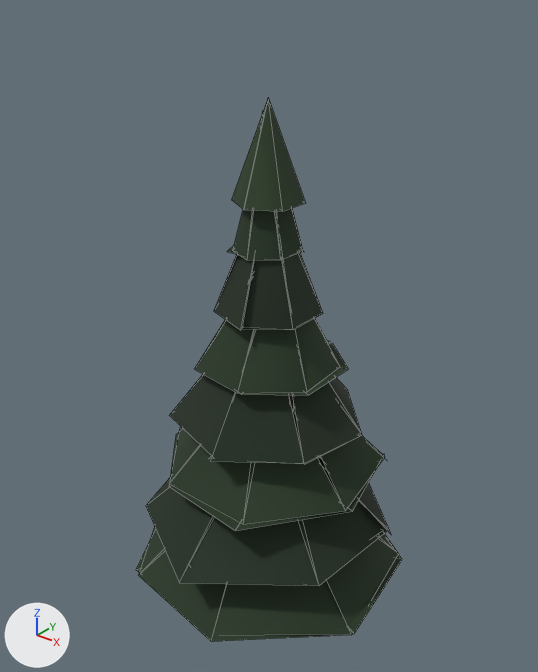
The glTF model client/public/models/generated/pine_b.glb, before and after one commit.
Before and after are seen from a 50 mm camera at (4.82, -6.02, 7.9) aimed at (-0.14, 0.18, 4.05). Lighting does not change. The marker at lower left points along +X, +Y and +Z. The first picture is the older version. Mesh edges are drawn as thin lines. Where no turn or scale is listed for an object, it has been applied to the vertices. Vertices at exactly the same position are counted once.

Objects in the first picture: 'pine_b_needle' and 1 more.
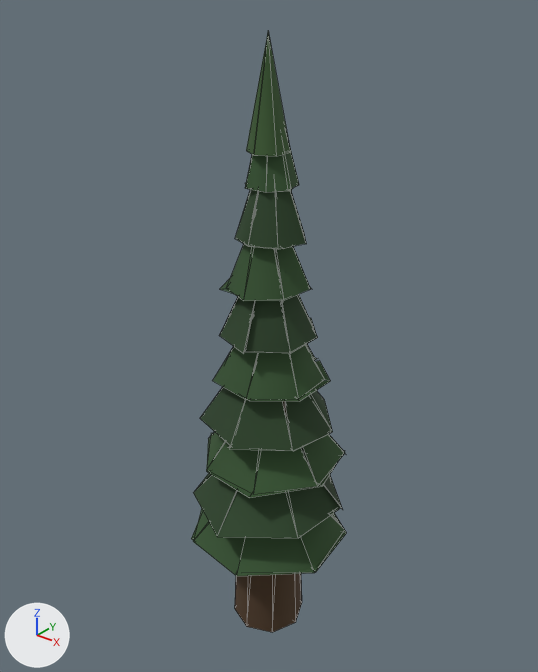
Where the change shows, as pixel boxes [x1, y1, x2, y2] in the pictures (538 x 672 px; the box of a moved part takes in the faces that stretch with it):
'pine_b_needle', reshaped (42% narrower)
    before: [136, 98, 402, 642]
    after: [191, 32, 346, 576]
part 1 of me_mesh_1, moved or reshaped
    before: [139, 516, 399, 642]
    after: [193, 491, 345, 576]
part 2 of me_mesh_1, moved or reshaped (mostly hidden)
    before: [136, 538, 402, 635]
    after: [191, 515, 346, 573]
part 3 of me_mesh_1, moved or reshaped
    before: [146, 457, 392, 586]
    after: [194, 447, 343, 538]
part 4 of me_mesh_1, moved or reshaped (mostly hidden)
    before: [189, 500, 364, 564]
    after: [222, 485, 330, 525]
part 5 of me_mesh_1, moved or reshaped
    before: [170, 409, 385, 523]
    after: [207, 414, 345, 493]
part 6 of me_mesh_1, moved or reshaped
    before: [169, 427, 384, 531]
    after: [206, 433, 345, 498]
part 7 of me_mesh_1, moved or reshaped
    before: [169, 329, 362, 463]
    after: [200, 371, 333, 451]
part 8 of me_mesh_1, moved or reshaped (mostly hidden)
    before: [209, 409, 356, 465]
    after: [228, 433, 330, 451]
part 9 of me_mesh_1, moved or reshaped
    before: [195, 259, 340, 393]
    after: [213, 300, 324, 400]
part 10 of me_mesh_1, moved or reshaped
    before: [240, 340, 348, 395]
    after: [249, 358, 331, 401]
part 11 of me_mesh_1, moved or reshaped
    before: [214, 211, 323, 330]
    after: [219, 249, 318, 354]
part 12 of me_mesh_1, moved or reshaped
    before: [241, 317, 291, 330]
    after: [244, 314, 316, 353]
part 13 of me_mesh_1, moved or reshaped
    before: [233, 111, 303, 260]
    after: [227, 213, 311, 301]
part 14 of me_mesh_1, moved or reshaped
    before: [227, 245, 304, 255]
    after: [220, 279, 311, 298]
part 15 of me_mesh_1, moved or reshaped
    before: [232, 98, 306, 211]
    after: [246, 32, 291, 156]
part 16 of me_mesh_1, added (green)
    after: [235, 189, 307, 249]
part 17 of me_mesh_1, added (green)
    after: [245, 145, 299, 192]
'pine_b_bark', unchanged, uncovered by the edit
    before: [289, 395, 295, 411]
    after: [235, 354, 302, 632]

Edits to the bpy script that builds the scene:
```text
Change me_mesh_1:
    used by ob_pine_b_needle; location = (0.0, 0.0, 0.0)
    remove me_mesh_1.from_pydata(...)  # 219 vertices, 110 faces; spans x -1.7..1.72, y -1.75..1.92, z 1.09..6.8
    add me_mesh_1.from_pydata(...)  # 279 vertices, 138 faces; spans x -1.0..1.0, y -1.09..1.12, z 1.42..7.42
    me_mesh_1 part 1: the loose piece of 15 vertices spanning x -1.7..1.68, y -1.68..1.8, z 1.09..2.59 is scaled about its middle by (0.583, 0.583, 0.794), then moved by (0.0, -0.02, 0.17)
    me_mesh_1 part 2: the loose piece of 15 vertices spanning x -1.67..1.72, y -1.57..1.92, z 1.09..1.16 is scaled about its middle by 0.583, then moved by (-0.02, -0.07, 0.32)
    me_mesh_1 part 3: the loose piece of 15 vertices spanning x -1.53..1.57, y -1.75..1.38, z 1.78..3.27 is scaled about its middle by (0.61, 0.61, 0.793), then moved by (0.01, 0.06, 0.04)
    me_mesh_1 part 4: the loose piece of 15 vertices spanning x -1.49..1.46, y -1.53..1.34, z 1.78..1.83 is scaled about its middle by 0.61, then moved by (0.03, 0.02, 0.19)
    me_mesh_1 part 5: the loose piece of 15 vertices spanning x -1.26..1.34, y -1.16..1.33, z 2.46..3.94 is scaled about its middle by (0.646, 0.646, 0.795), then moved by (0.0, -0.03, -0.08)
    me_mesh_1 part 6: the loose piece of 15 vertices spanning x -1.32..1.37, y -1.31..1.27, z 2.46..2.51 is scaled about its middle by 0.646, then moved by (0.01, 0.01, 0.07)
    me_mesh_1 part 7: the loose piece of 15 vertices spanning x -1.02..1.16, y -1.19..1.03, z 3.15..4.64 is scaled about its middle by (0.698, 0.698, 0.792), then moved by (-0.01, 0.02, -0.2)
    me_mesh_1 part 8: the loose piece of 15 vertices spanning x -1.02..1.15, y -1.17..1.0, z 3.15..3.19 is scaled about its middle by 0.698, then moved by (-0.01, 0.02, -0.05)
    me_mesh_1 part 9: the loose piece of 15 vertices spanning x -0.87..0.78, y -0.81..0.85, z 3.83..5.32 is scaled about its middle by (0.778, 0.778, 0.793), then moved by (0.02, 0.0, -0.33)
    me_mesh_1 part 10: the loose piece of 15 vertices spanning x -0.86..0.86, y -0.81..0.88, z 3.83..3.87 is scaled about its middle by 0.778, then moved by (0.01, 0.0, -0.18)
    me_mesh_1 part 11: the loose piece of 15 vertices spanning x -0.64..0.58, y -0.68..0.55, z 4.52..5.99 is scaled about its middle by (0.917, 0.917, 0.793), then moved by (0.0, 0.0, -0.45)
    me_mesh_1 part 12: the loose piece of 15 vertices spanning x -0.55..0.57, y -0.63..0.62, z 4.52..4.54 is scaled about its middle by 0.917, then moved by (0.0, 0.0, -0.3)
    me_mesh_1 part 13: the loose piece of 15 vertices spanning x -0.42..0.36, y -0.4..0.36, z 5.21..6.67 is scaled about its middle by (1.22, 1.22, 0.793), then moved by (0.0, 0.0, -0.58)
    me_mesh_1 part 14: the loose piece of 15 vertices spanning x -0.44..0.35, y -0.35..0.38, z 5.21..5.22 is scaled about its middle by 1.22, then moved by (0.0, 0.0, -0.43)
    me_mesh_1 part 15: the loose piece of 9 vertices spanning x -0.34..0.34, y -0.4..0.4, z 5.74..6.8 is scaled about the mesh origin by (0.583, 0.583, 1.09)
    me_mesh_1 part 16: a new loose piece of 15 vertices spanning x -0.34..0.44, y -0.36..0.39, z 5.34..6.51, in mat_needle
    me_mesh_1 part 17: a new loose piece of 15 vertices spanning x -0.27..0.3, y -0.23..0.36, z 5.9..7.06, in mat_needle
    other edits to the shape of me_mesh_1 do not show in these pictures
```
